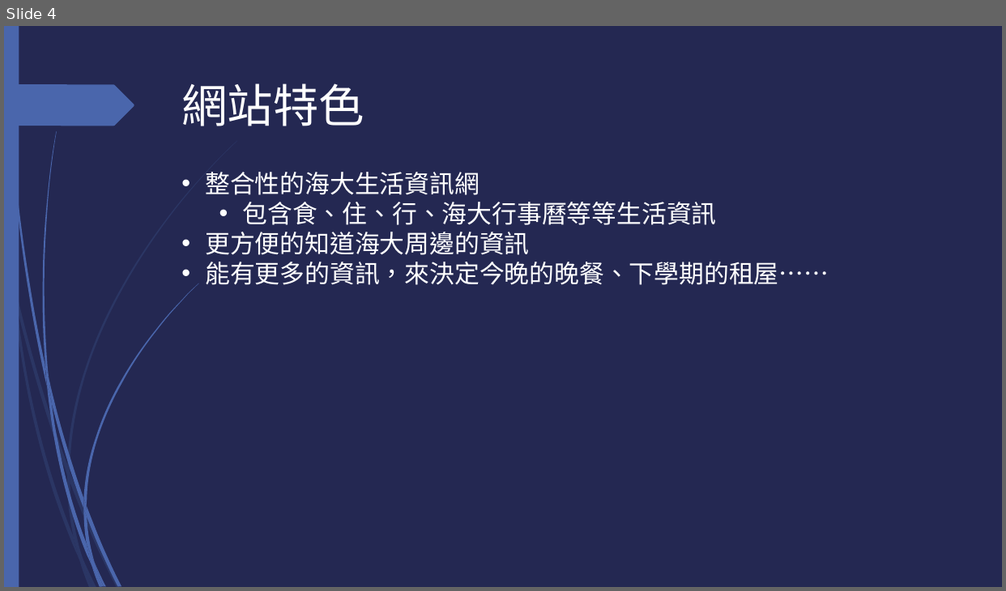
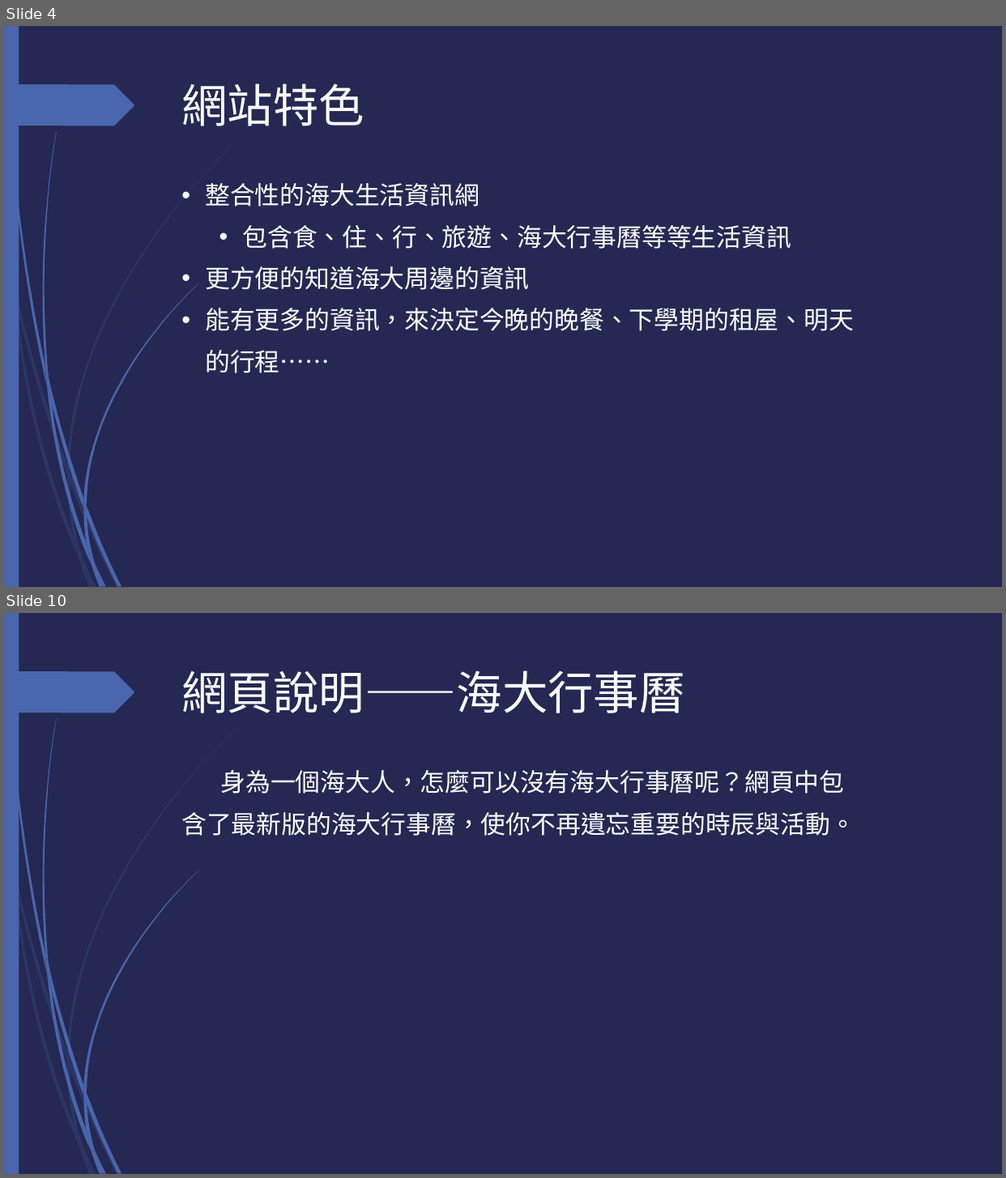
Before and after one commit to aaron850426/aaron850426.github.io, a slide deck: document.pptx. Shown one above the other, each under a label of ours: slide 4 before the commit, slides 4 and 10 after it; the slides between them are not shown. The pictures are 1006x591 and 1006x1178 pixels, drawn with LibreOffice and Linux fonts; fonts in the diff are those of the drawing. Boxes give left, top, right and bottom in pixels: in the first picture for what was removed or moved away, otherwise in the second. Text is boxed around its words. In the diff, an @@ line names an element or a change of style, - is before the commit and + after.

```diff
--- a/document.pptx
+++ b/document.pptx
@@ slide 10 added at [4,613,1002,1174], background #242852; not listed: 24 template elements that a slide beside it also shows @@
@@ title added at [182,671,685,713], 44 pt, text #FFFFFF @@
+網頁說明――海大行事曆
@@ text added at [181,770,855,836], 24 pt, text #FFFFFF @@
+身為一個海大人，怎麼可以沒有海大行事曆呢？網頁中包含了最新版的海大行事曆，使你不再遺忘重要的時辰與活動。
@@ slide 4 changed as well @@
@@ text at [205,183,529,290]: line spacing 1 to 40pt @@
@@ text at [242,225,791,249]: text changed @@
-  • 包含食、住、行、海大行事曆等等生活資訊
+  • 包含食、住、行、旅遊、海大行事曆等等生活資訊
@@ text at [205,308,854,373]: text changed @@
-• 能有更多的資訊，來決定今晚的晚餐、下學期的租屋……
+• 能有更多的資訊，來決定今晚的晚餐、下學期的租屋、明天的行程……
```
Also in this commit, not shown: 5 other slides changed, 6 other slides added, 16 other files.
